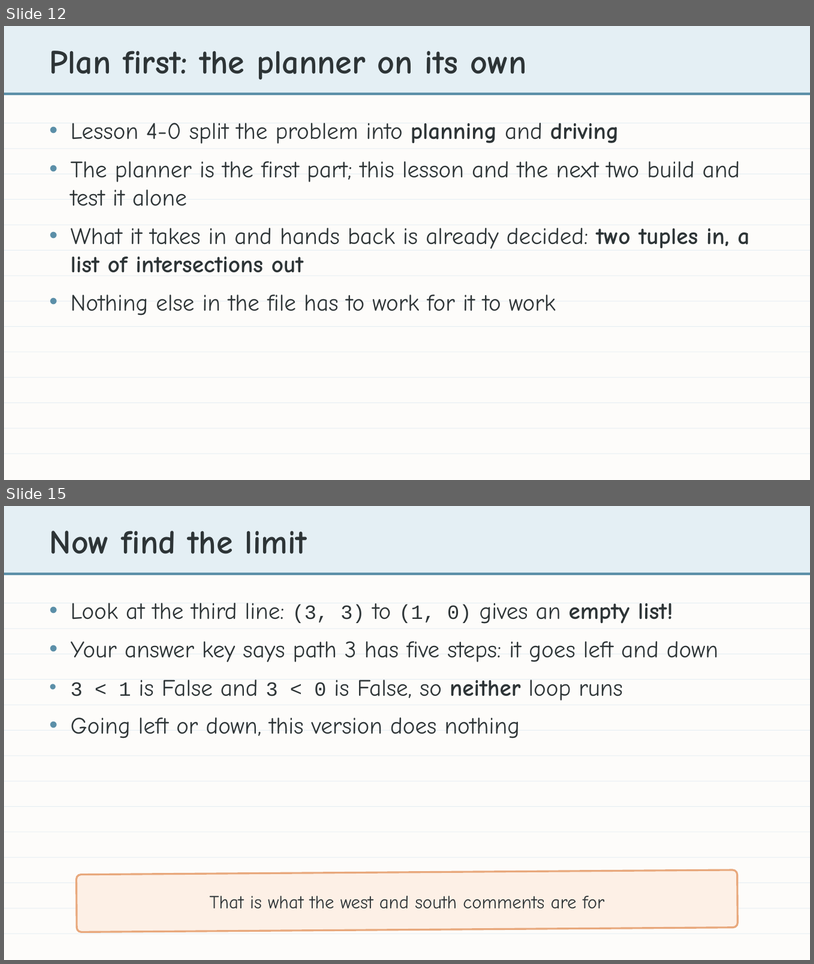
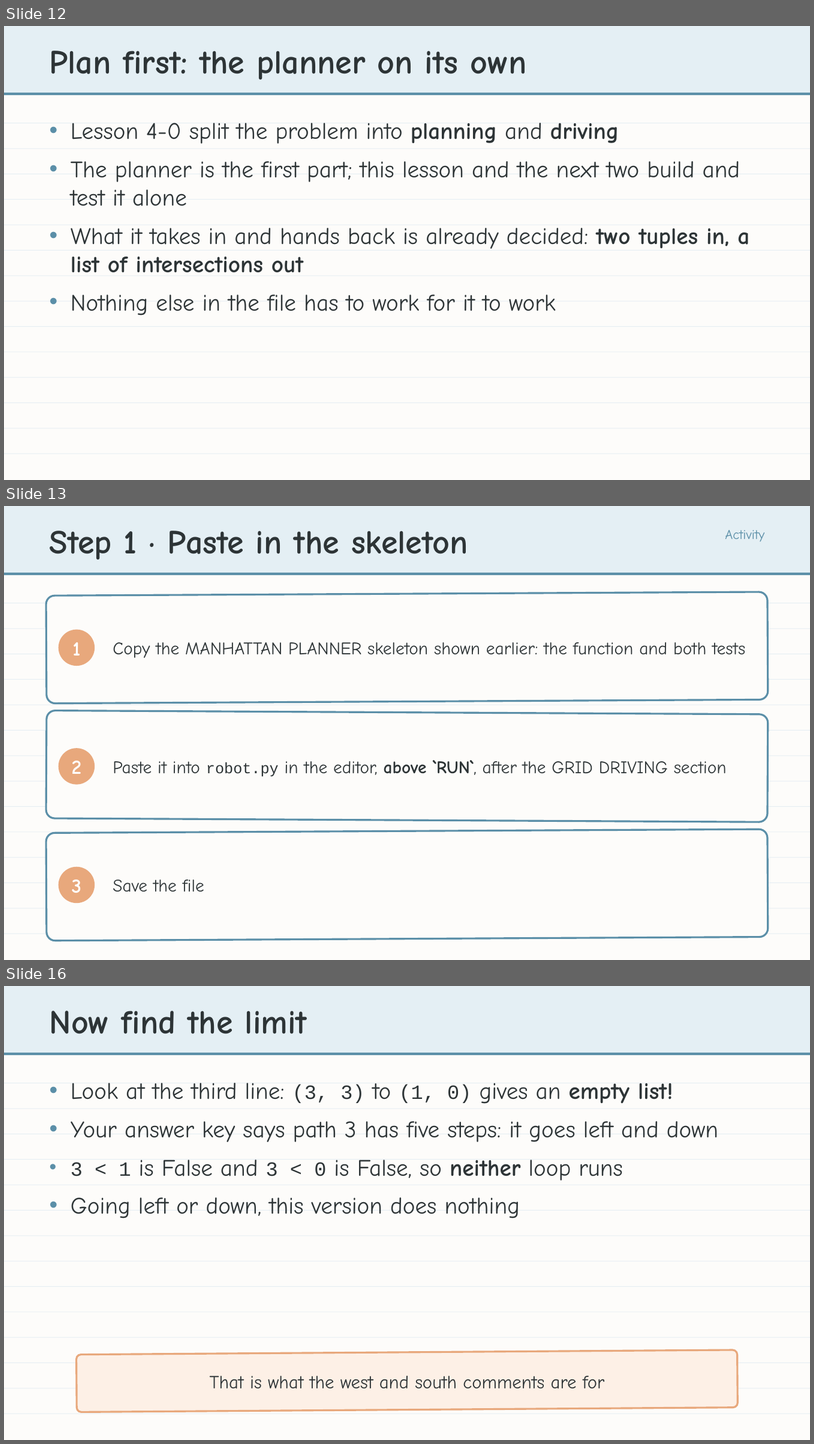
Before and after one commit to bradamiller/LearningPython, a slide deck: static/slides/module-04-manhattan/module-4-lesson-04-the-manhattan-algorithm.pptx. Shown one above the other, each under a label of ours: slides 12 and 15 before the commit, slides 12, 13 and 16 after it; the slides between them are not shown. The pictures are 814x964 and 814x1444 pixels, drawn with LibreOffice and Linux fonts; fonts in the diff are those of the drawing. Boxes give left, top, right and bottom in pixels: in the first picture for what was removed or moved away, otherwise in the second. Text is boxed around its words. In the diff, an @@ line names an element or a change of style, - is before the commit and + after.

```diff
--- a/static/slides/module-04-manhattan/module-4-lesson-04-the-manhattan-algorithm.pptx
+++ b/static/slides/module-04-manhattan/module-4-lesson-04-the-manhattan-algorithm.pptx
@@ slide 13 added at bbox=[4, 506, 810, 960], background #FDFCFA @@
@@ rectangle added at bbox=[4, 506, 810, 573], fill #E4EFF4 @@
@@ text added at bbox=[50, 531, 468, 559], 40 pt, text #2D3436, bold @@
+Step 1 · Paste in the skeleton
@@ text added at bbox=[725, 530, 765, 541], 16 pt, text #5B8FA8 @@
+Activity
@@ rectangle added at bbox=[4, 573, 810, 575], fill #5B8FA8 @@
@@ rounded rectangle added at bbox=[46, 592, 768, 703], fill #FDFCFA, outline #5B8FA8 2.25 pt @@
@@ rectangle added at bbox=[4, 603, 810, 603], fill #E6EEF3 @@
@@ rectangle added at bbox=[4, 628, 810, 629], fill #E6EEF3 @@
@@ ellipse added at bbox=[59, 630, 95, 666], fill #E8A87C @@
@@ text added at bbox=[72, 642, 80, 655], 24 pt, text #FFFFFF, bold @@
+1
@@ text added at bbox=[113, 642, 746, 658], 21 pt, text #2D3436 @@
+Copy the MANHATTAN PLANNER skeleton shown earlier: the function and both tests
@@ rectangle added at bbox=[4, 654, 810, 654], fill #E6EEF3 @@
@@ rectangle added at bbox=[4, 679, 810, 679], fill #E6EEF3 @@
@@ rectangle added at bbox=[4, 705, 810, 705], fill #E6EEF3 @@
@@ rounded rectangle added at bbox=[46, 711, 768, 822], fill #FDFCFA, outline #5B8FA8 2.25 pt @@
@@ rectangle added at bbox=[4, 730, 810, 730], fill #E6EEF3 @@
@@ rectangle added at bbox=[4, 755, 810, 756], fill #E6EEF3 @@
@@ ellipse added at bbox=[59, 748, 95, 784], fill #E8A87C @@
@@ text added at bbox=[72, 760, 82, 774], 24 pt, text #FFFFFF, bold @@
+2
@@ text added at bbox=[113, 760, 727, 777], 21 pt, text #2D3436 @@
+Paste it into robot.py in the editor, above `RUN`, after the GRID DRIVING section
@@ rectangle added at bbox=[4, 781, 810, 781], fill #E6EEF3 @@
@@ rectangle added at bbox=[4, 806, 810, 807], fill #E6EEF3 @@
@@ rounded rectangle added at bbox=[46, 829, 768, 940], fill #FDFCFA, outline #5B8FA8 2.25 pt @@
@@ rectangle added at bbox=[4, 831, 810, 832], fill #E6EEF3 @@
@@ rectangle added at bbox=[4, 857, 810, 858], fill #E6EEF3 @@
@@ rectangle added at bbox=[4, 882, 810, 883], fill #E6EEF3 @@
@@ ellipse added at bbox=[59, 867, 95, 903], fill #E8A87C @@
@@ text added at bbox=[72, 879, 82, 892], 24 pt, text #FFFFFF, bold @@
+3
@@ text added at bbox=[113, 879, 204, 892], 21 pt, text #2D3436 @@
+Save the file
@@ rectangle added at bbox=[4, 907, 810, 908], fill #E6EEF3 @@
@@ rectangle added at bbox=[4, 933, 810, 934], fill #E6EEF3 @@
@@ what was slide 15 is now slide 16 @@
```
Also in this commit, not shown: 7 slides changed, 2 other files.
